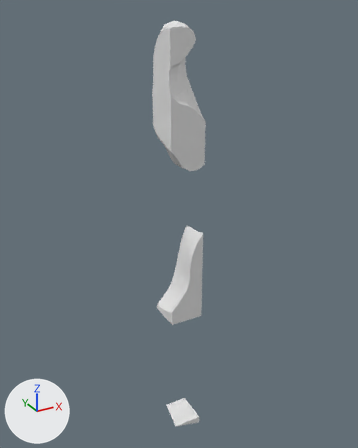
Two versions of the glTF model assets/terrain/surface_pieces/surf_8_14.glb, one commit apart.
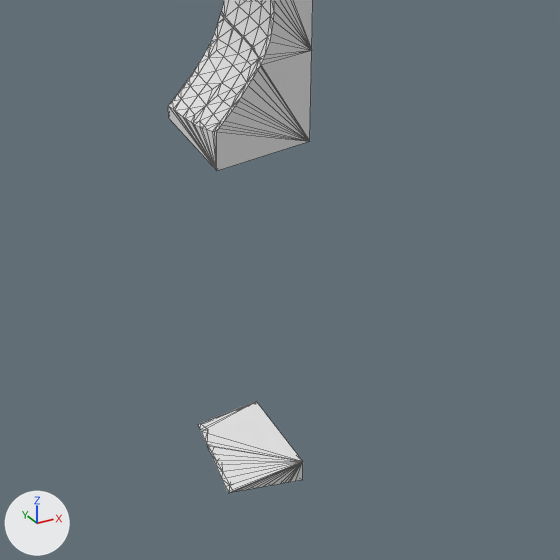
Each version appears first whole from a 50 mm lens placed at (-98.4, -18.6, 7.7), pointed at (-66.7, 39.0, -21.1), and next in a close-up on the part from 29% to 78% of the width and 61% to 100% of the height. The axes (+X, +Y, +Z) are drawn at lower left. The lights are the same throughout. The last two pictures show the newer version. The close-ups show mesh edges as thin lines. Where no turn or scale is listed for an object, it has been applied to the vertices.

Names of what the first close-up shows: 'layer_13', 'layer_7', 'layer_8'.
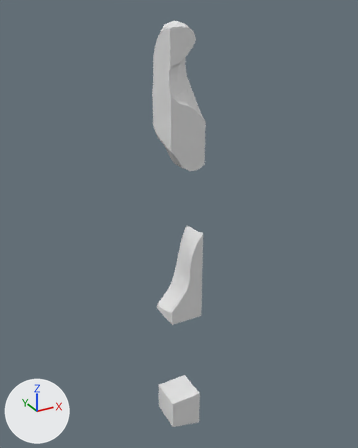
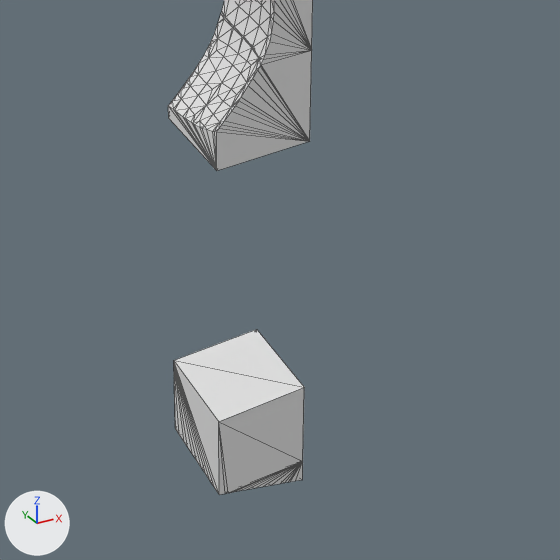
Location of each change, [x1, y1, x2, y2] in pixels of the close-ups (560 x 560 px):
'layer_12', added
    after: [174, 329, 304, 495]
'layer_13', unchanged, covered by the edit
    before: [198, 402, 303, 493]
    after: [229, 462, 303, 493]

What the commit changed:
Mesh me_layer_12 is new.
It has 44 vertices, 84 faces and spans x -70.0..-65.0, y 35.0..40.0, z -55.0..-50.0.
Object 'layer_12' (ob_layer_12) is new; it shows me_layer_12.
Its location is (0.0, 0.0, 0.0).
